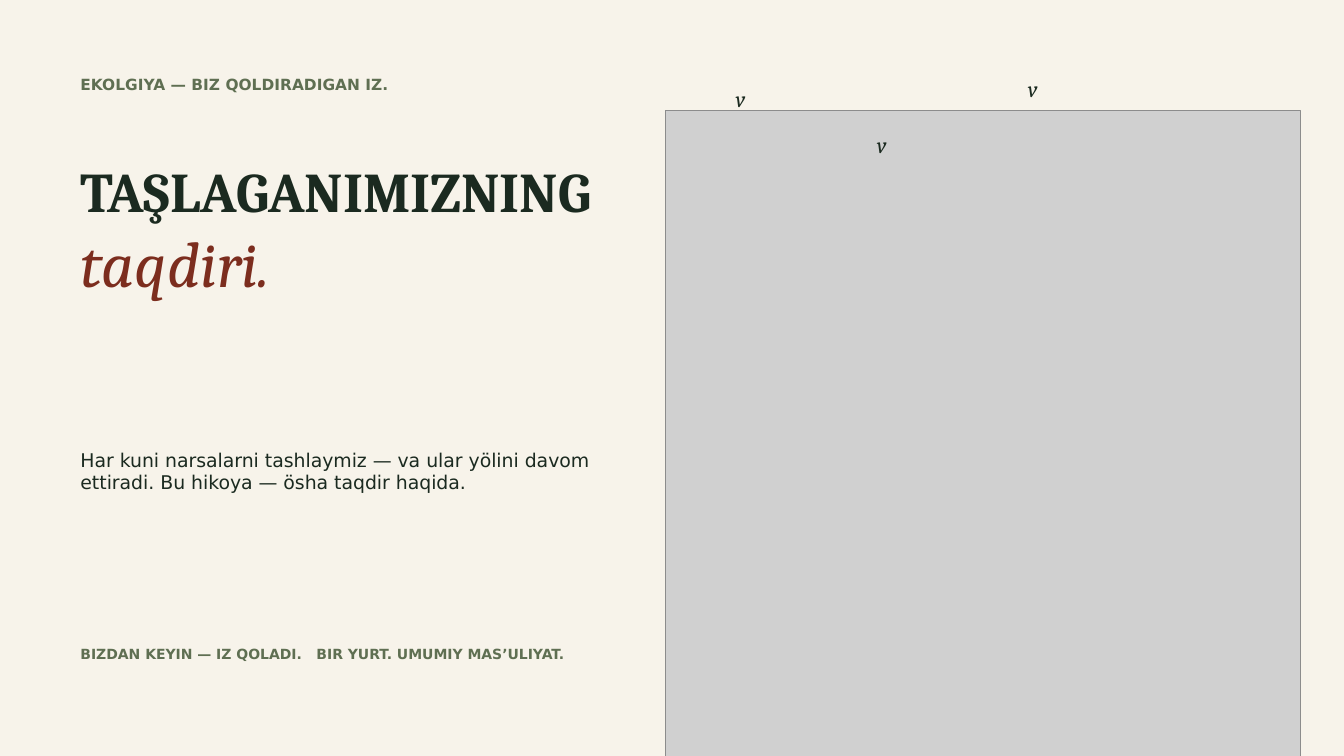
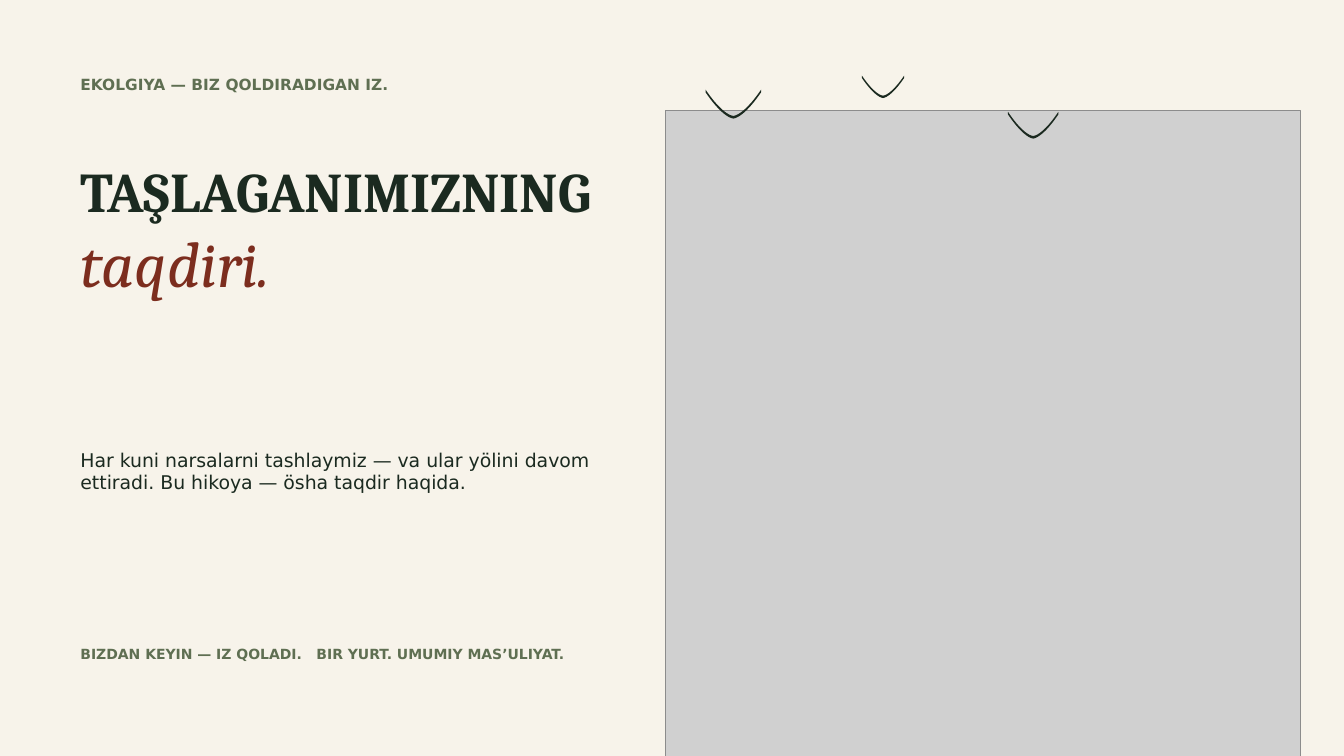
Before and after one commit to jasur-ai/brag, a slide deck: slide 1 of ekologiya-taqdimot.pptx. Drawn at 1344x756 pixels with LibreOffice and Linux fonts; fonts in the diff are those of the drawing; grey boxes stand for pictures. Boxes give left, top, right and bottom in pixels: in the first picture for what was removed or moved away, otherwise in the second. Text is boxed around its words. In the diff, an @@ line names an element or a change of style, - is before the commit and + after.

```diff
--- a/ekologiya-taqdimot.pptx
+++ b/ekologiya-taqdimot.pptx
@@ background #FFFFFF to #F7F3EA @@
@@ rectangle removed at [0,0,1344,756] @@
@@ freeform shape added at [862,76,904,98], fill #1B2A20 @@
@@ text removed at [1028,86,1038,97] @@
-v
@@ freeform shape added at [706,90,761,119], fill #1B2A20 @@
@@ text removed at [736,96,746,111] @@
-v
@@ freeform shape added at [1008,112,1059,139], fill #1B2A20 @@
@@ text removed at [877,142,887,153] @@
-v
```
Also in this commit, not shown: 13 other slides changed.
